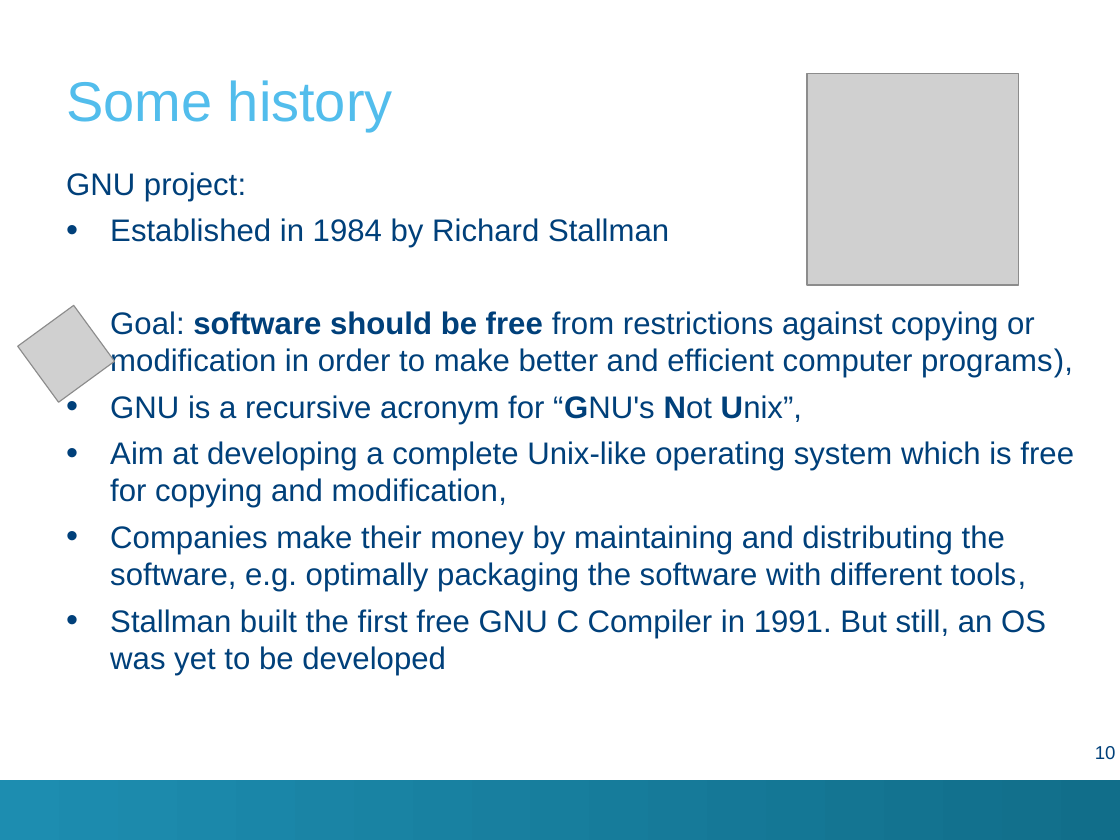
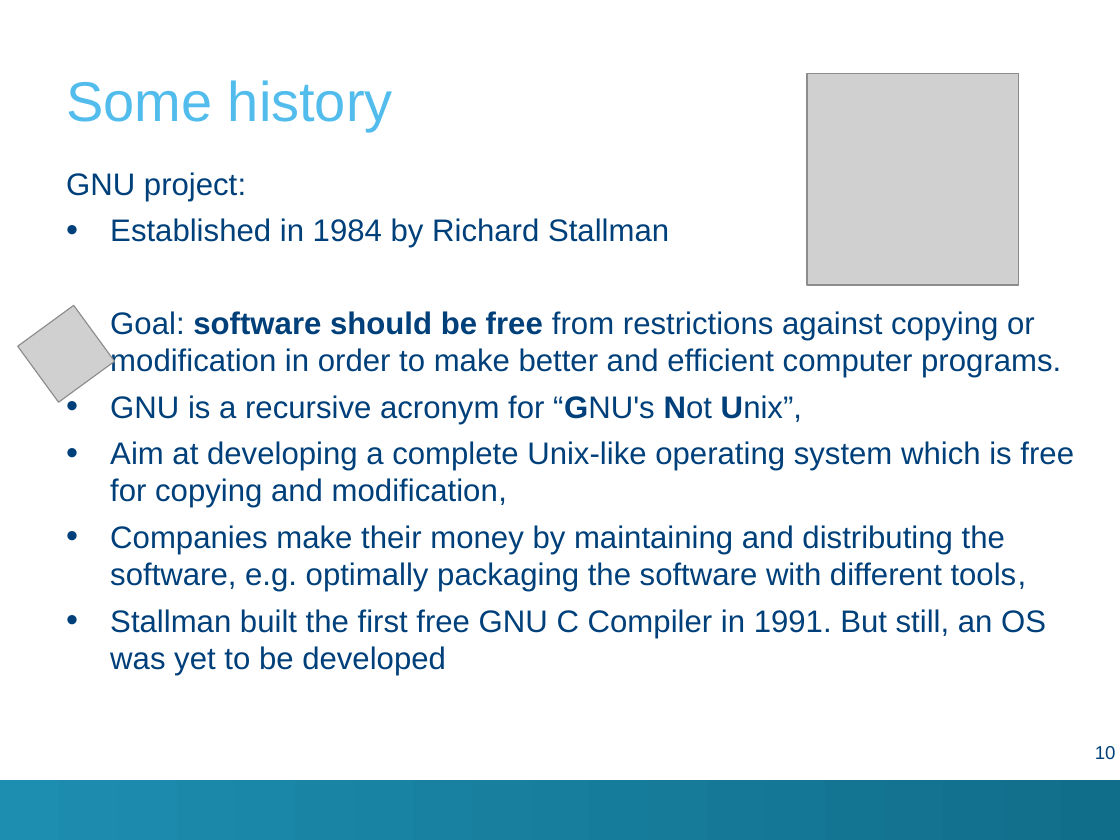
Before and after one commit to hpcleuven/Linux-intro, a slide deck: slide 10 of Linux-intro.pptx. Drawn at 1120x840 pixels with LibreOffice and Linux fonts; fonts in the diff are those of the drawing; grey boxes stand for pictures; background and template pictures are left out. Boxes give left, top, right and bottom in pixels: in the first picture for what was removed or moved away, otherwise in the second. Text is boxed around its words. In the diff, an @@ line names an element or a change of style, - is before the commit and + after.

```diff
--- a/Linux-intro.pptx
+++ b/Linux-intro.pptx
@@ text at (x1=110, y1=311, x2=1061, y2=378): text changed @@
-• Goal: software should be free from restrictions against copying or modification in order to make better and efficient computer programs),
+• Goal: software should be free from restrictions against copying or modification in order to make better and efficient computer programs.
```
Also in this commit, not shown: 3 other slides changed, 1 other file.
